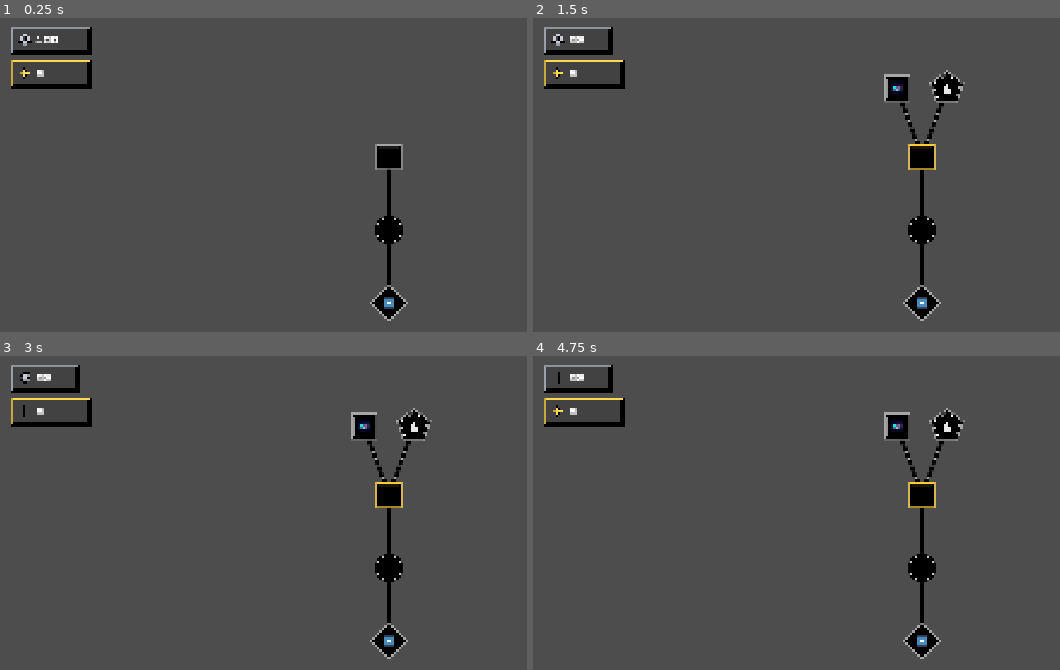
Above: before the commit, frames 1-4 (two rows, left to right).
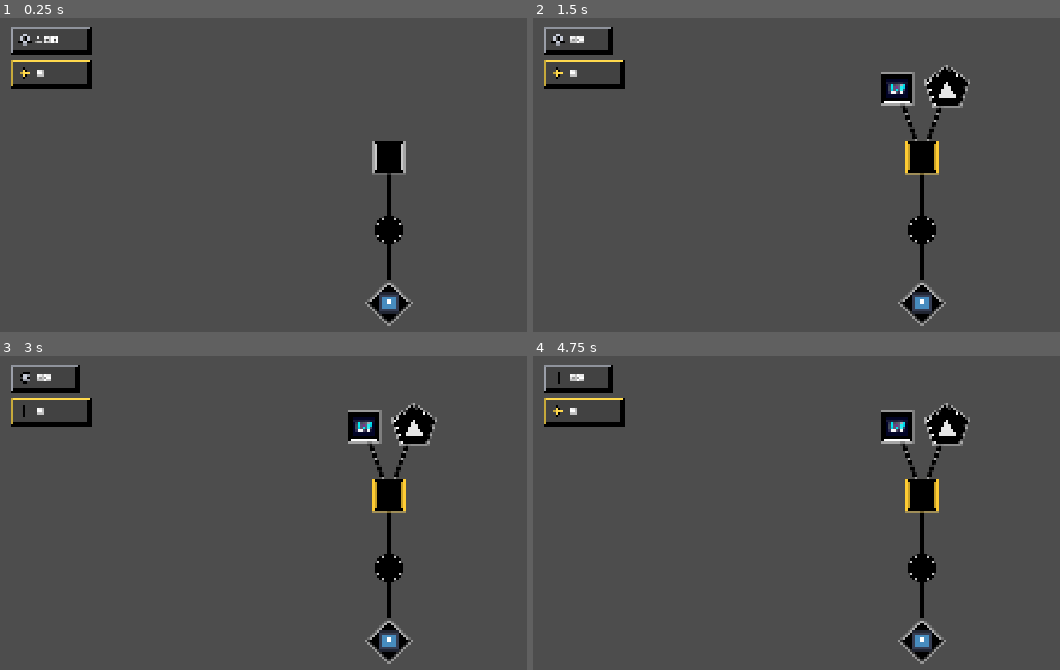
Above: after the commit, the same moments.

Repository: Yolo-Arts/Game-Off-2026
Game: Godot game, scene res://Scenes/UpgradeView/upgrade_view.tscn
Two runs of this game, one before a commit and one after it. Both use one fixed random seed, a clock stepped at 60 frames per second and the inputs below. This scene is started directly instead of the project's main scene. Sound files missing from this copy of the repository are replaced by a short silence.
Inputs (mouse positions are in pixels of both pictures, inside the frame that each line leads up to):
- Up to frame 1 (0.25 s): no input
- Up to frame 2 (1.5 s): click (922, 156) at 0.52 s; tap Enter at 1.25 s; move the mouse to (outside the picture) at 1.27 s; hold D (move_right) from 1.28 s (still down); click (outside the picture) at 1.42 s
- Up to frame 3 (3 s): tap Space at 2 s; move the mouse to (226, 591) at 2.02 s; release D (move_right) at 2.03 s; hold S (move_down) 2.03-2.78 s; tap Enter at 2.75 s; move the mouse to (469, 469) at 2.77 s; hold D (move_right) from 2.78 s (still down)
- Up to frame 4 (4.75 s): tap Space at 3.5 s; move the mouse to (880, 657) at 3.52 s; release D (move_right) at 3.53 s; hold W (move_up) 3.53-4.28 s; click (880, 657) at 3.67 s; tap Enter at 4.25 s; move the mouse to (outside the picture) at 4.27 s; hold A (move_left) from 4.28 s (still down)

The runs differ from the first frame. In frame 1, 0.9% of the frame differs, in the area x 69-79%, y 39-99%; in frame 2, 2.1%, in the area x 66-83%, y 14-99%; in frame 3, 2.1%; in frame 4, 2.1%.

Commit message:
increasing skill tree icon size to 48x48

Diff:
--- a/Scenes/SkillTree/UpgradeButton/upgrade_button.gd
+++ b/Scenes/SkillTree/UpgradeButton/upgrade_button.gd
@@ -2,7 +2,8 @@
 extends Node2D
 
 
-const SIZE := Vector2(48, 48)
+const SIZE := Vector2(128, 128)
+const ICON_SIZE := 48
 
 # TODO: Pick better colors later.
 const COLOR_MAXED := Color(1.0, 0.8, 0.2)
@@ -13,9 +14,9 @@
 const RING_GAP := 5.0
 const RING_WIDTH := 5.0
 
-const POLYGON_RADIUS := 34.0
-const CIRCLE_RADIUS := 30.0
-const SQUARE_SIZE := 48.0
+const POLYGON_RADIUS := 48.0
+const CIRCLE_RADIUS := 40.0
+const SQUARE_SIZE := 64.0
 const CIRCLE_RING_SIDES := 64
 
 const POLYGON_START_ANGLE := -PI * 0.5
@@ -43,7 +44,7 @@
 	texture_button.icon = item.icon
 	texture_button.expand_icon = true
 	texture_button.icon_alignment = HORIZONTAL_ALIGNMENT_CENTER
-	texture_button.add_theme_constant_override("icon_max_width", 28)
+	texture_button.add_theme_constant_override("icon_max_width", ICON_SIZE)
 	texture_button.mouse_entered.connect(func(): hovered.emit(item))
 	texture_button.mouse_exited.connect(func(): unhovered.emit(item))
 	texture_button.pressed.connect(func(): pressed_item.emit(item))
--- a/Scenes/SkillTree/UpgradeButton/upgrade_button.tscn
+++ b/Scenes/SkillTree/UpgradeButton/upgrade_button.tscn
@@ -12,5 +12,6 @@
 
 [node name="TextureButton" type="Button" parent="." unique_id=1040523963]
 unique_name_in_owner = true
-offset_right = 40.0
-offset_bottom = 40.0
+offset_right = 128.0
+offset_bottom = 128.0
+expand_icon = true
